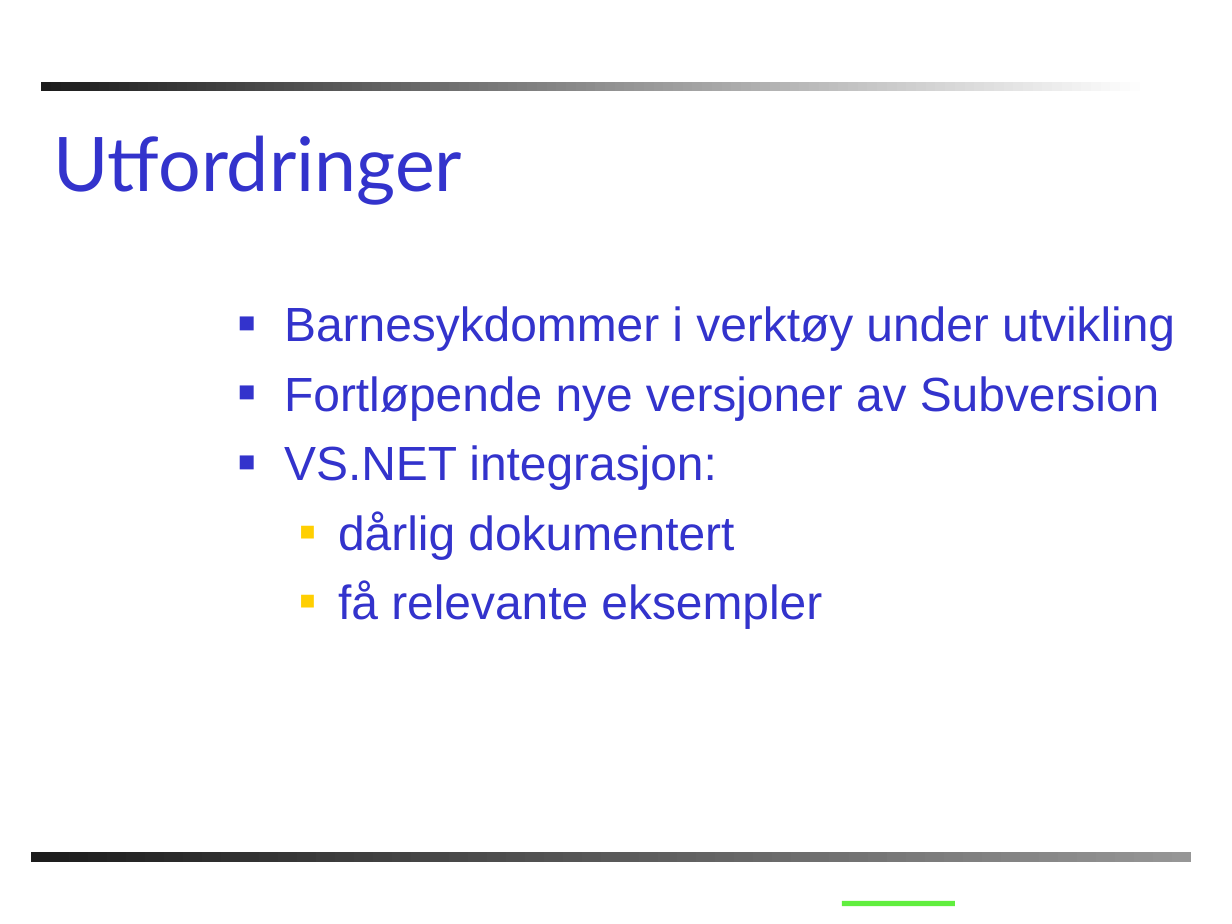
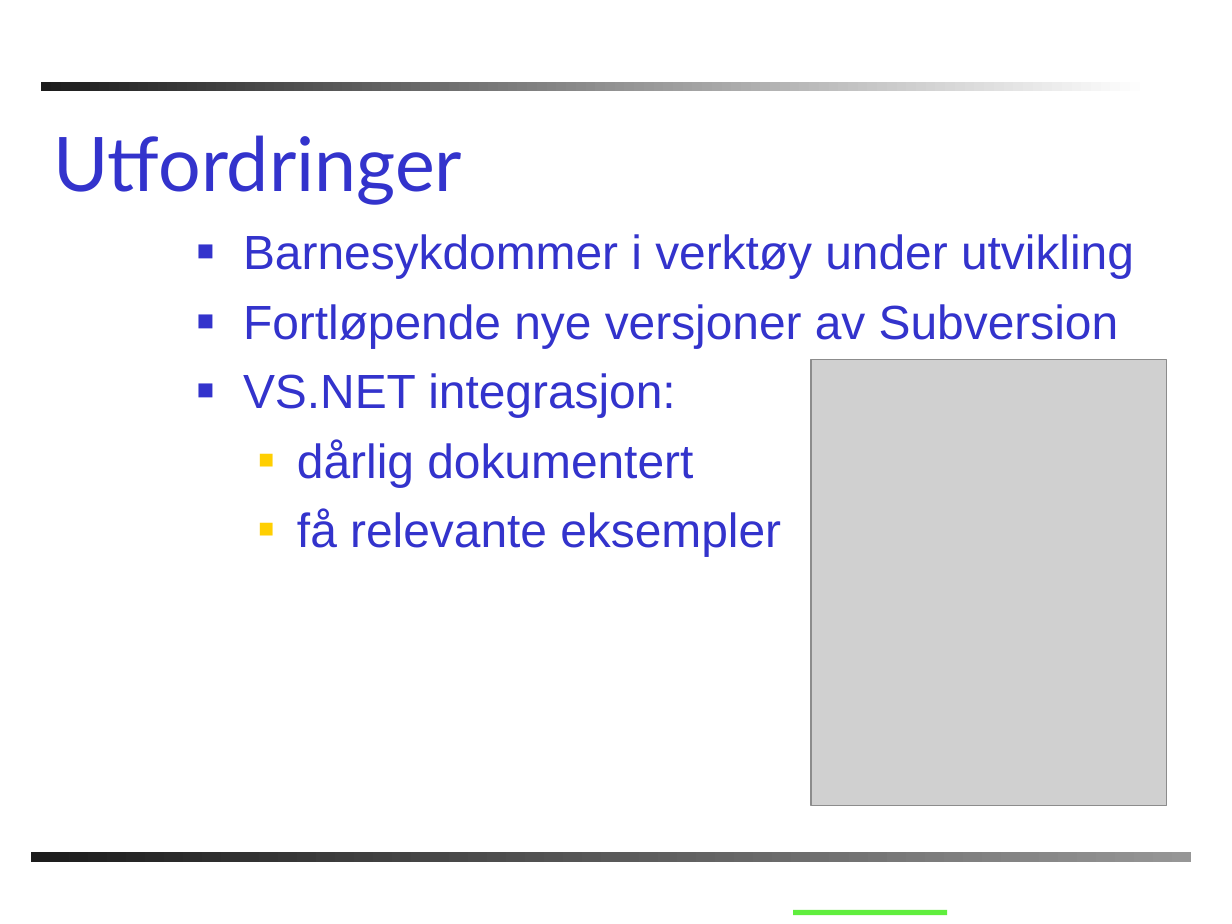
Before and after one commit to chucker/AnkhSVN, a slide deck: slide 17 of doc/powerpoint/Subversion_addin_for_VS.NET.ppt (slide 23 before the commit). Drawn at 1232x924 pixels with LibreOffice and Linux fonts; fonts in the diff are those of the drawing; grey boxes stand for pictures; background and template pictures are left out. Boxes give left, top, right and bottom in pixels: in the first picture for what was removed or moved away, otherwise in the second. Text is boxed around its words. In the diff, an @@ line names an element or a change of style, - is before the commit and + after.

```diff
--- a/doc/powerpoint/Subversion_addin_for_VS.NET.ppt
+++ b/doc/powerpoint/Subversion_addin_for_VS.NET.ppt
@@ text "Barnesykdommer i verktøy under utvikling": place and size @@
-text "Barnesykdommer i verktøy under utvikling" at [284, 306, 1175, 628]
+text "Barnesykdommer i verktøy under utvikling" at [243, 234, 1134, 556]
@@ picture added at [811, 360, 1167, 806] @@
@@ line moved from (841, 903) - (955, 903) to (793, 913) - (947, 913) @@
```
Also in this commit, not shown: 14 other slides changed, 2 slides added, 8 slides removed.
